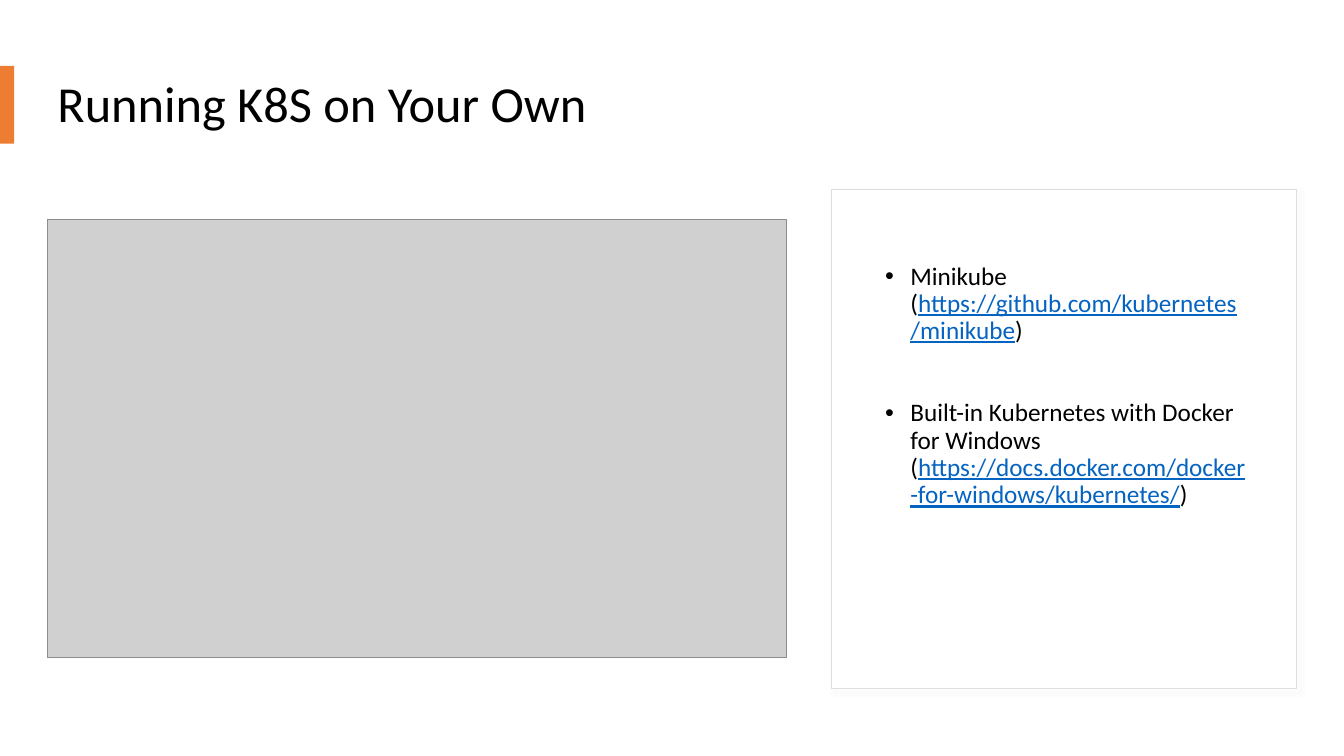
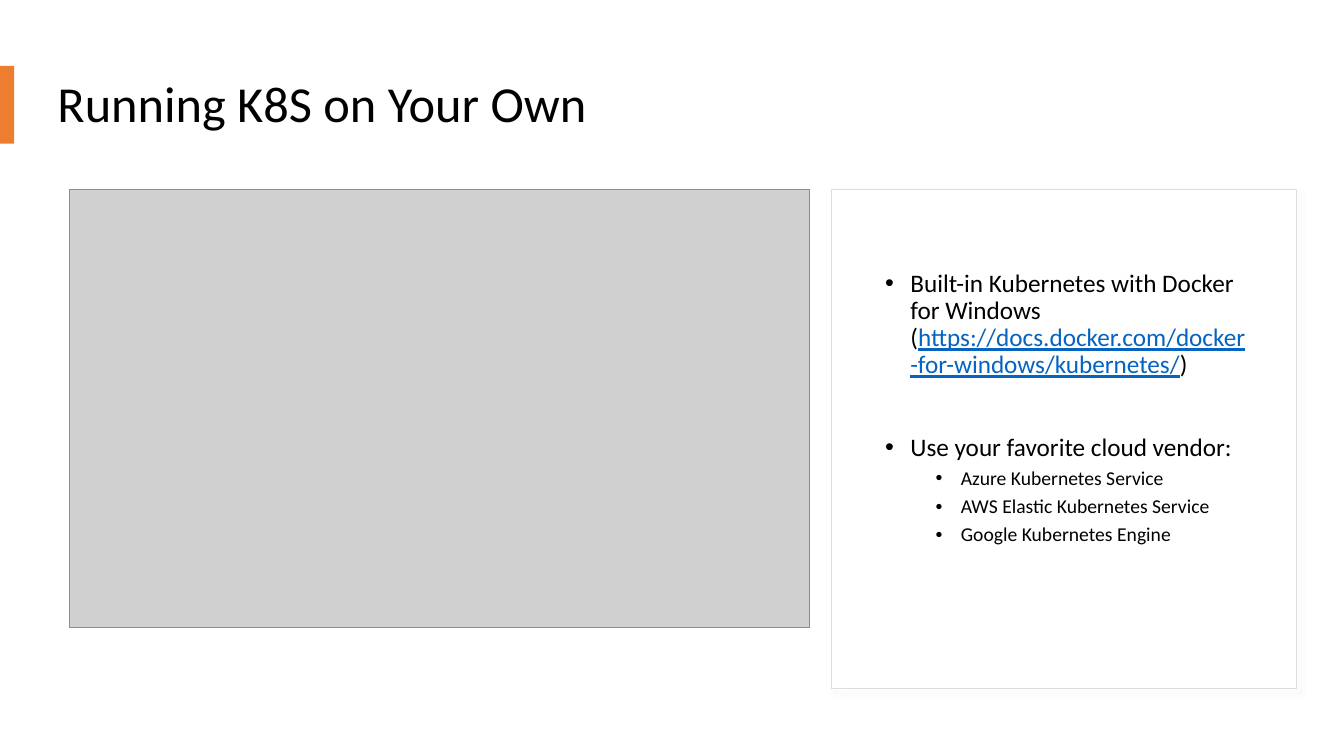
Before and after one commit to chlsmith/docker-and-k8s, a slide deck: slide 10 of fun-with-k8s.pptx. Drawn at 1344x756 pixels with LibreOffice and Linux fonts; fonts in the diff are those of the drawing; grey boxes stand for pictures. Boxes give left, top, right and bottom in pixels: in the first picture for what was removed or moved away, otherwise in the second. Text is boxed around its words. In the diff, an @@ line names an element or a change of style, - is before the commit and + after.

```diff
--- a/fun-with-k8s.pptx
+++ b/fun-with-k8s.pptx
@@ picture: place and size @@
-picture at [47, 220, 786, 657]
+picture at [70, 190, 810, 627]
@@ text at [910, 267, 1236, 343]: paragraph removed @@
-• Minikube (https://github.com/kubernetes/minikube)
@@ text at [910, 438, 1232, 545]: paragraphs added @@
+• Use your favorite cloud vendor:
+  • Azure Kubernetes Service
+  • AWS Elastic Kubernetes Service
+  • Google Kubernetes Engine
```
Also in this commit, not shown: 5 other slides changed, 1 slide added.
